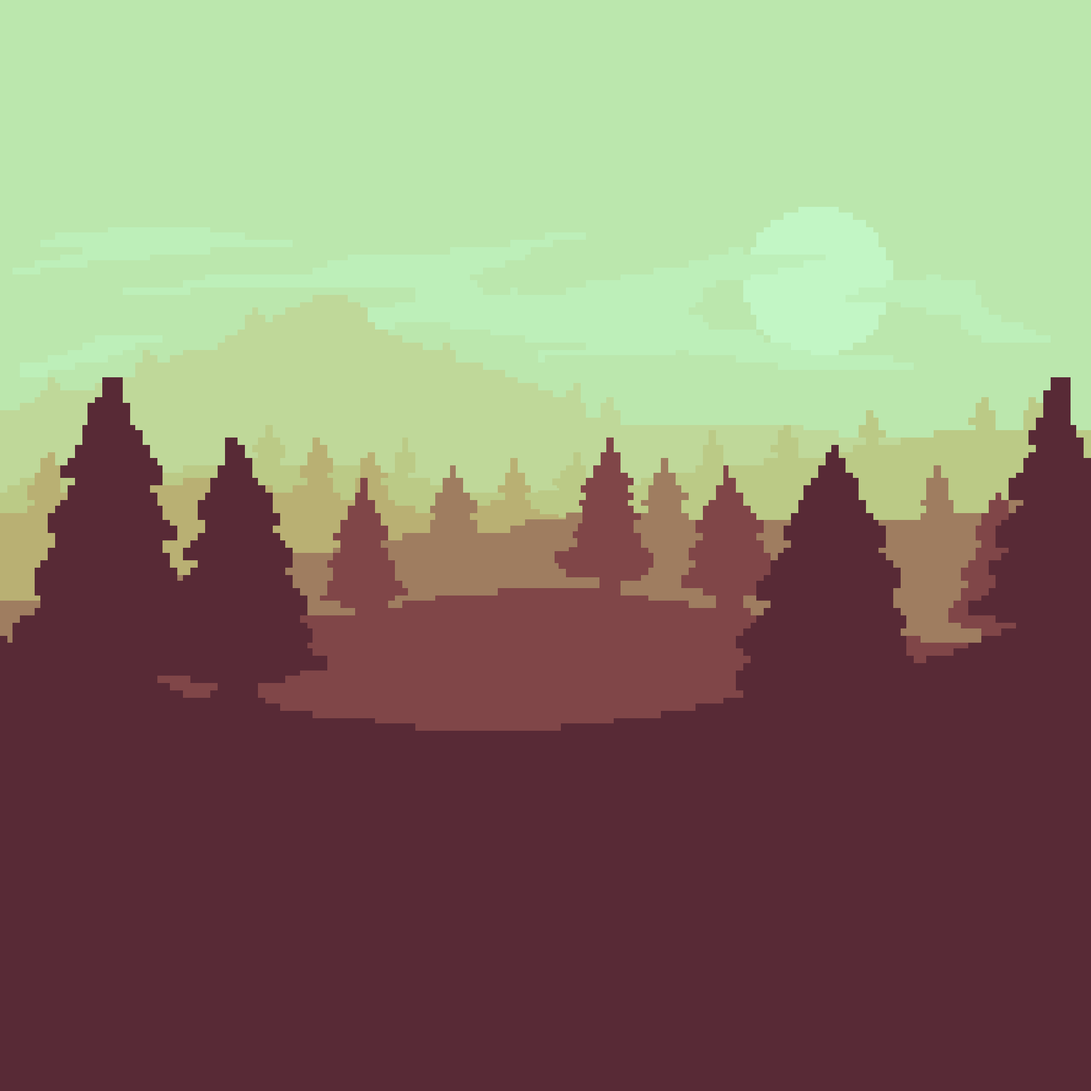
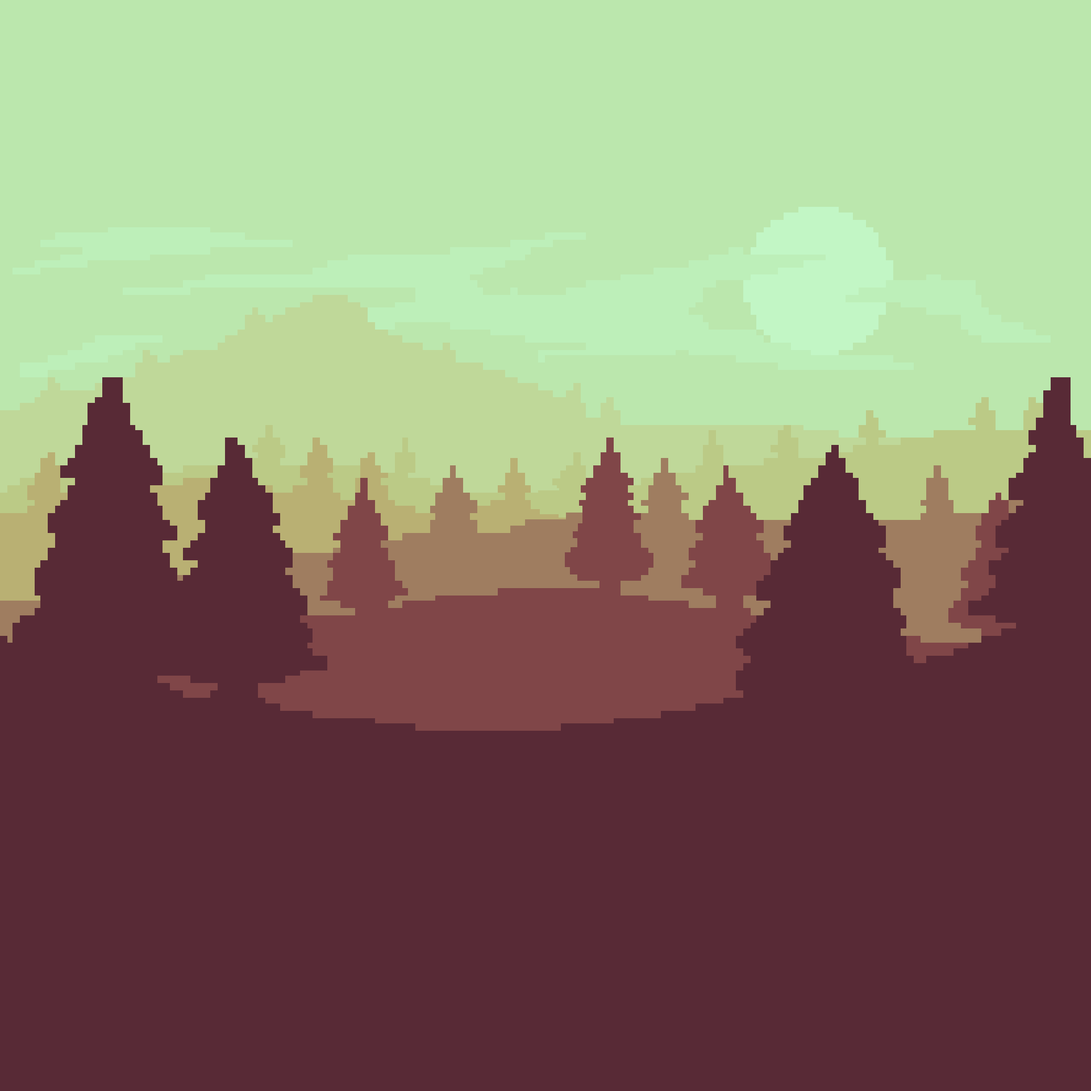
Layer changes from the first 1091 x 1091 image to the second:
painted on "Layer 0" over (x1=554, y1=547, x2=600, y2=581)
